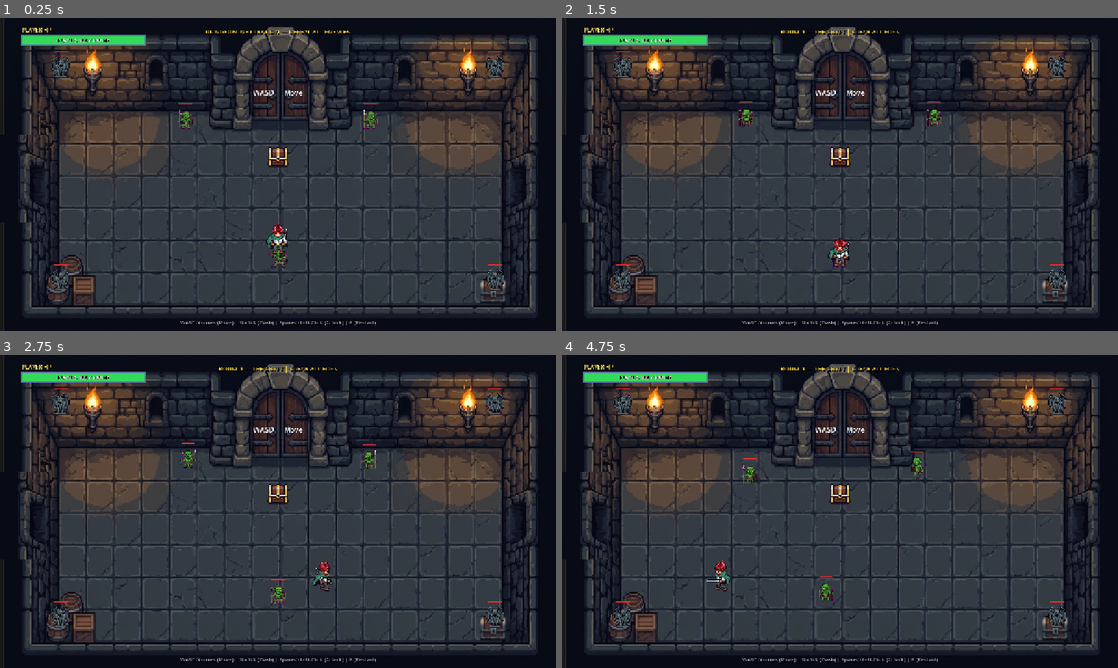
Above: before the commit, frames 1-4 (two rows, left to right).
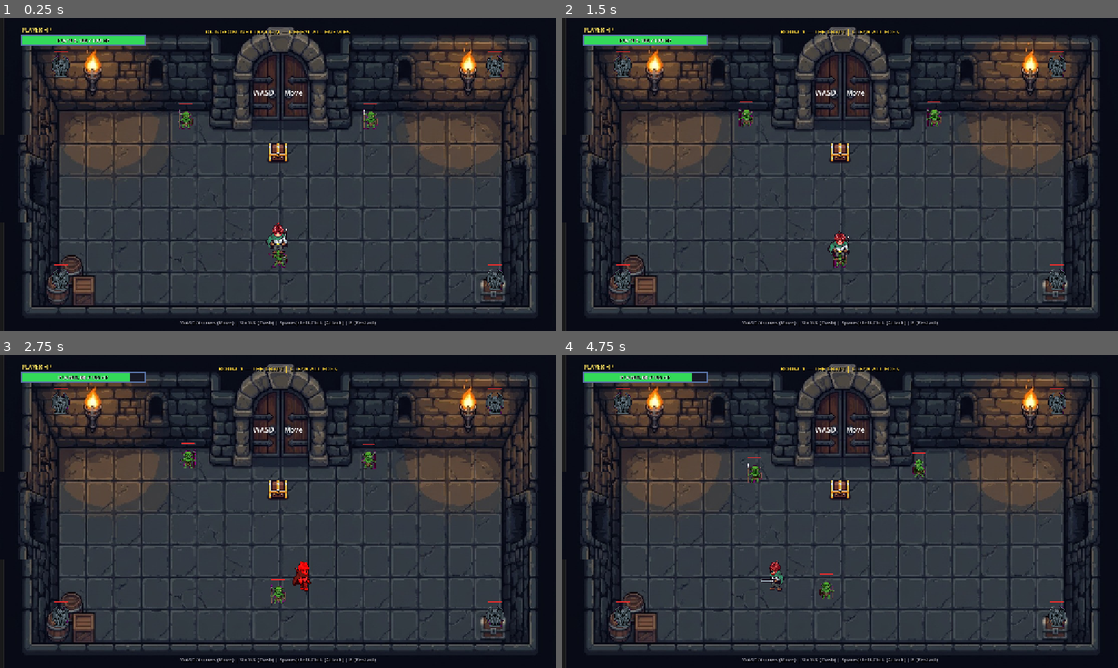
Above: after the commit, the same moments.

Repository: dakshshrivastava2025/SkillIssue.exe
Game: Godot game, scene res://scenes/enemies/main.tscn
Two runs of this game, one before a commit and one after it. Both use one fixed random seed, a clock stepped at 60 frames per second and the inputs below.
Inputs (mouse positions are in pixels of both pictures, inside the frame that each line leads up to):
- Up to frame 1 (0.25 s): no input
- Up to frame 2 (1.5 s): tap Enter (ui_accept) at 0.5, 0.77 s; move the mouse to (962, 158) at 0.52 s; hold Right (move_right) 0.53-1.28 s; hold J (attack) 0.53-1.28 s; click (962, 158) at 0.67 s; tap R at 0.8, 1.35 s; move the mouse to (728, 190) at 1.27 s; hold Down (move_down) from 1.28 s (still down)
- Up to frame 3 (2.75 s): tap Enter (ui_accept) at 1.52 s; tap J (attack) at 1.55 s; move the mouse to (333, 442) at 2.02 s; release Down (move_down) at 2.03 s; hold Right (move_right) from 2.03 s (still down); hold J (attack) from 2.03 s (still down); tap R at 2.3 s
- Up to frame 4 (4.75 s): move the mouse to (812, 574) at 2.77 s; release Right (move_right) at 2.78 s; release J (attack) at 2.78 s; hold Up (move_up) 2.78-3.53 s; tap Shift (dash) at 2.85 s; click (812, 574) at 2.92 s; tap Enter (ui_accept) at 3.02, 3.77, 4.52 s; tap J (attack) at 3.05, 4.55 s; move the mouse to (1006, 558) at 3.52 s; hold Left (move_left) from 3.53 s (still down); tap R at 3.6 s; move the mouse to (673, 464) at 4.27 s; tap E at 4.35 s

The runs differ from the first frame. In frame 1, 0.2% of the frame differs, in the area x 48-52%, y 40-48%; in frame 2, 0.5%; in frame 3, 1.0%; in frame 4, 1.2%, in the area x 10-66%, y 5-79%.

Commit message:
Reposition Room 4 chest, rebalance unique room buffs, and add Boss 40% buff removal chance

Diff:
--- a/scripts/boss/boss_controller.gd
+++ b/scripts/boss/boss_controller.gd
@@ -291,9 +291,16 @@
 	if current_state == State.TELEGRAPH_MELEE:
 		state_timer += 0.15 # Brief hit-flinch window
 
+	# 40% chance when boss takes damage to shatter / strip one of player's buffs
+	if randf() < 0.40:
+		var player = get_tree().get_first_node_in_group("player")
+		if player and is_instance_valid(player) and player.has_method("remove_random_buff"):
+			player.remove_random_buff()
+
 	sprite.modulate = Color(2.5, 0.1, 0.1, 1.0)
 	await get_tree().create_timer(0.12).timeout
-	sprite.modulate = Color(1.0, 1.0, 1.0, 1.0)
+	if is_instance_valid(sprite):
+		sprite.modulate = Color(1.0, 1.0, 1.0, 1.0)
 
 	if current_health <= 0:
 		boss_defeated.emit()
--- a/scripts/objects/treasure_chest.gd
+++ b/scripts/objects/treasure_chest.gd
@@ -7,31 +7,31 @@
 @export var is_locked: bool = true
 var is_open: bool = false
 
-# Custom room-specific buff configuration
+# Custom room-specific buff configuration (strictly unique per room)
 const ROOM_BUFFS = {
 	1: {
 		"name": "Gladiator's Whetstone",
 		"ability": "strength_buff",
-		"desc": "+12 Attack Damage",
-		"message": "⚔️ STRENGTH BUFF ACQUIRED: +12 Attack Damage!"
+		"desc": "+8 Attack Damage",
+		"message": "⚔️ STRENGTH BUFF ACQUIRED: +8 Attack Damage!"
 	},
 	2: {
 		"name": "Frostbite Aegis",
 		"ability": "resistance_buff",
-		"desc": "+35% Damage Resistance",
-		"message": "🛡️ RESISTANCE BUFF ACQUIRED: Take 35% less damage from all attacks!"
+		"desc": "+20% Damage Resistance",
+		"message": "🛡️ RESISTANCE BUFF ACQUIRED: Take 20% less damage from all attacks!"
 	},
 	3: {
 		"name": "Windstrider Boots",
 		"ability": "speed_boots",
-		"desc": "+50 Movement Speed & +8 Damage",
-		"message": "⚡ AGILITY BUFF ACQUIRED: +50 Movement Speed & +8 Damage!"
+		"desc": "+35 Movement Speed",
+		"message": "⚡ AGILITY BUFF ACQUIRED: +35 Movement Speed!"
 	},
 	4: {
 		"name": "Titan's Heart",
-		"ability": "health_and_resistance",
-		"desc": "+50 Max HP, Full Heal & +15% Resistance",
-		"message": "💖 VITALITY BUFF ACQUIRED: +50 Max HP, Full Heal & +15% Resistance!"
+		"ability": "health_buff",
+		"desc": "+20 Max HP & Full Heal",
+		"message": "💖 VITALITY BUFF ACQUIRED: +20 Max HP & Full Heal!"
 	},
 	5: {
 		"name": "Crown of the Dungeon Conqueror",
--- a/scripts/player/player_controller.gd
+++ b/scripts/player/player_controller.gd
@@ -65,6 +65,7 @@
 	"health_boost": false,
 	"speed_boots": false
 }
+var active_buffs: Array[String] = []
 
 # Node references
 @onready var anim_sprite: AnimatedSprite2D = get_node_or_null("AnimatedSprite2D")
@@ -101,6 +102,10 @@
 	_is_on_ice = false
 	_ice_drift = Vector2.ZERO
 	damage_resistance = 0.0
+	attack_damage = 10.0
+	speed = 130.0
+	max_health = 100.0
+	active_buffs.clear()
 	attack_cooldown = 0.0
 	_current_hp = max_health
 	health_changed.emit(_current_hp, max_health)
@@ -375,29 +380,78 @@
 	unlocked_abilities[ability_name] = true
 	match ability_name:
 		"attack_boost", "strength_buff":
-			attack_damage += 12.0
+			attack_damage += 8.0
+			if not "strength_buff" in active_buffs:
+				active_buffs.append("strength_buff")
 			_flash_buff(Color(1.5, 0.4, 0.4, 1.0))
 			print("[Player] Strength buff applied! Attack damage is now %.1f" % attack_damage)
 		"resistance_buff", "frost_resistance":
-			damage_resistance = clamp(damage_resistance + 0.35, 0.0, 0.75)
+			damage_resistance = clamp(damage_resistance + 0.20, 0.0, 0.60)
+			if not "resistance_buff" in active_buffs:
+				active_buffs.append("resistance_buff")
 			_flash_buff(Color(0.4, 0.8, 2.0, 1.0))
 			print("[Player] Resistance buff applied! Incoming damage reduced by %.0f%%" % (damage_resistance * 100.0))
-		"health_boost":
-			max_health += 50.0
+		"speed_boots":
+			speed += 35.0
+			if not "speed_boots" in active_buffs:
+				active_buffs.append("speed_boots")
+			_flash_buff(Color(1.2, 1.8, 0.4, 1.0))
+			print("[Player] Speed buff applied! Movement speed is now %.1f" % speed)
+		"health_boost", "health_buff":
+			max_health += 20.0
 			_current_hp = max_health
 			health_changed.emit(_current_hp, max_health)
+			if not "health_buff" in active_buffs:
+				active_buffs.append("health_buff")
 			_flash_buff(Color(0.4, 2.0, 0.6, 1.0))
+			print("[Player] Health buff applied! Max HP is now %.1f" % max_health)
 		"health_and_resistance":
-			max_health += 50.0
+			max_health += 20.0
 			_current_hp = max_health
-			damage_resistance = clamp(damage_resistance + 0.15, 0.0, 0.75)
 			health_changed.emit(_current_hp, max_health)
+			if not "health_buff" in active_buffs:
+				active_buffs.append("health_buff")
 			_flash_buff(Color(1.8, 1.8, 0.4, 1.0))
+	ability_unlocked.emit(ability_name)
+
+## Called by Boss on a 40% hit chance to strip/shatter one of the player's buffs
+func remove_random_buff() -> bool:
+	if active_buffs.is_empty():
+		return false
+
+	var chosen_buff = active_buffs.pick_random()
+	active_buffs.erase(chosen_buff)
+	unlocked_abilities.erase(chosen_buff)
+
+	var message = ""
+	match chosen_buff:
+		"strength_buff", "attack_boost":
+			attack_damage = max(10.0, attack_damage - 8.0)
+			message = "⚠️ CURSE: Boss shattered your STRENGTH BUFF! (-8 Attack Damage)"
+			print("[Player] Boss stripped strength buff! Attack damage is now %.1f" % attack_damage)
+		"resistance_buff", "frost_resistance":
+			damage_resistance = max(0.0, damage_resistance - 0.20)
+			message = "⚠️ CURSE: Boss shattered your RESISTANCE BUFF! (Lost 20% Resistance)"
+			print("[Player] Boss stripped resistance buff! Resistance is now %.0f%%" % (damage_resistance * 100.0))
 		"speed_boots":
-			speed += 50.0
-			attack_damage += 8.0
-			_flash_buff(Color(1.2, 1.8, 0.4, 1.0))
-	ability_unlocked.emit(ability_name)
+			speed = max(130.0, speed - 35.0)
+			message = "⚠️ CURSE: Boss drained your SPEED BUFF! (-35 Movement Speed)"
+			print("[Player] Boss stripped speed buff! Movement speed is now %.1f" % speed)
+		"health_buff", "health_boost":
+			max_health = max(100.0, max_health - 20.0)
+			_current_hp = min(_current_hp, max_health)
+			health_changed.emit(_current_hp, max_health)
+			message = "⚠️ CURSE: Boss drained your VITALITY BUFF! (-20 Max HP)"
+			print("[Player] Boss stripped health buff! Max HP is now %.1f" % max_health)
+
+	_flash_curse()
+
+	# Director HUD toast
+	var ai = get_node_or_null("/root/AIDirector")
+	if ai and ai.has_signal("director_intervention_triggered"):
+		ai.director_intervention_triggered.emit("curse", message)
+
+	return true
 
 func _flash_buff(tint: Color) -> void:
 	if anim_sprite:
@@ -405,10 +459,23 @@
 	else:
 		modulate = tint
 	await get_tree().create_timer(0.35).timeout
+	if is_instance_valid(self):
+		if anim_sprite:
+			anim_sprite.modulate = Color.WHITE
+		else:
+			modulate = Color.WHITE
+
+func _flash_curse() -> void:
 	if anim_sprite:
-		anim_sprite.modulate = Color.WHITE
-	else:
-		modulate = Color.WHITE
+		anim_sprite.modulate = Color(1.8, 0.2, 2.2, 1.0)
+	else:
+		modulate = Color(1.8, 0.2, 2.2, 1.0)
+	await get_tree().create_timer(0.45).timeout
+	if is_instance_valid(self):
+		if anim_sprite:
+			anim_sprite.modulate = Color.WHITE
+		else:
+			modulate = Color.WHITE
 
 func take_damage(amount: float) -> void:
 	if invulnerable or is_dead or _current_hp <= 0.0:
--- a/scripts/room4_director.gd
+++ b/scripts/room4_director.gd
@@ -216,3 +216,6 @@
 	if pts and pts.get_child_count() > i:
 		return pts.get_child(i).global_position
 	return SPAWN_FALLBACK[i % SPAWN_FALLBACK.size()] + global_position
+
+func _get_chest_spawn_position() -> Vector2:
+	return Vector2(0, -150)
--- a/scripts/room_base.gd
+++ b/scripts/room_base.gd
@@ -527,7 +527,9 @@
 	return 1
 
 func _get_chest_spawn_position() -> Vector2:
-	return Vector2(0, -50)
+	if _get_room_number() == 4:
+		return Vector2(0, -150)
+	return Vector2(0, -60)
 
 func _build_treasure_chest(env: Node2D) -> void:
 	if get_node_or_null("TreasureChest") or env.get_node_or_null("TreasureChest"):
